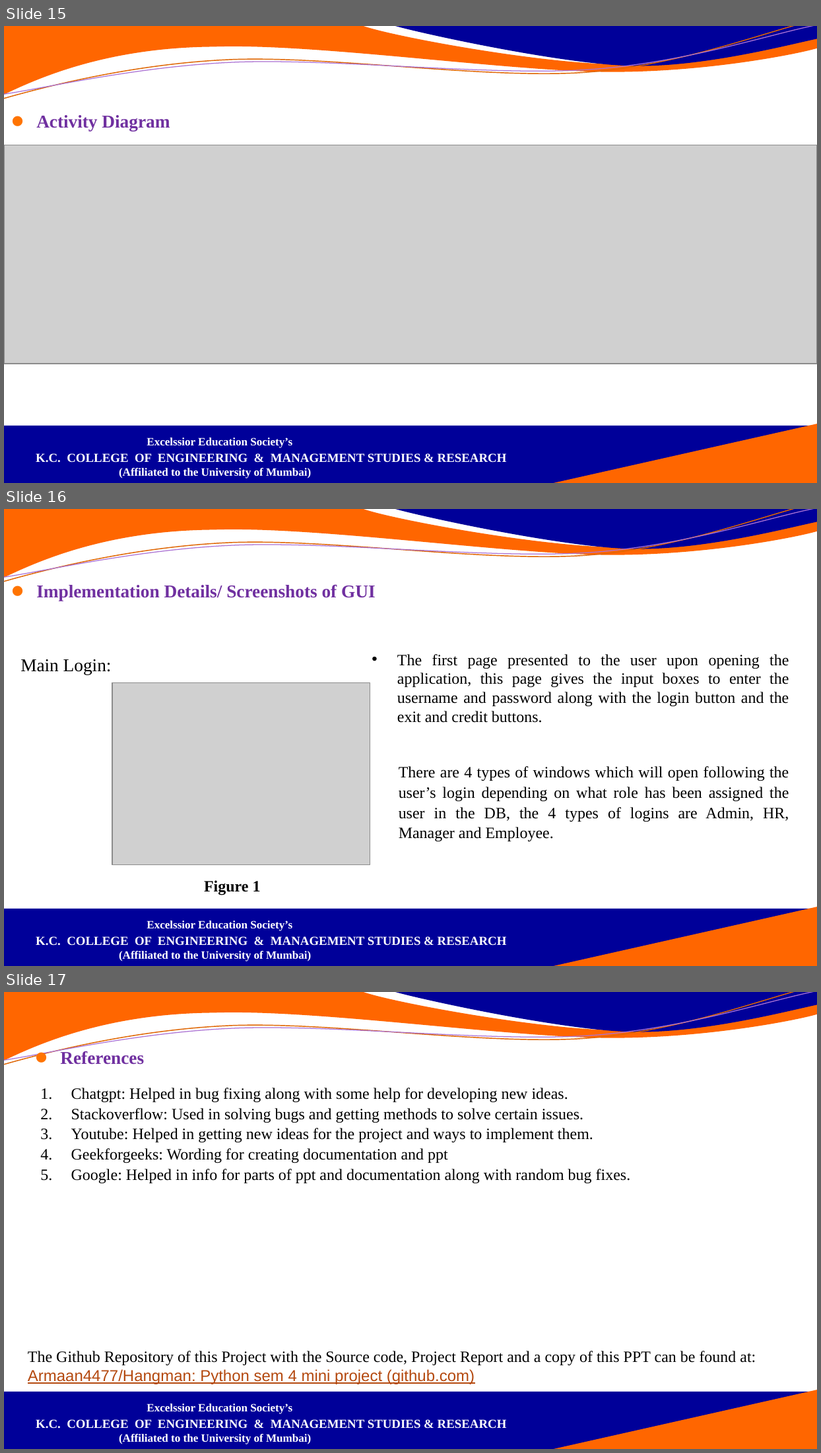
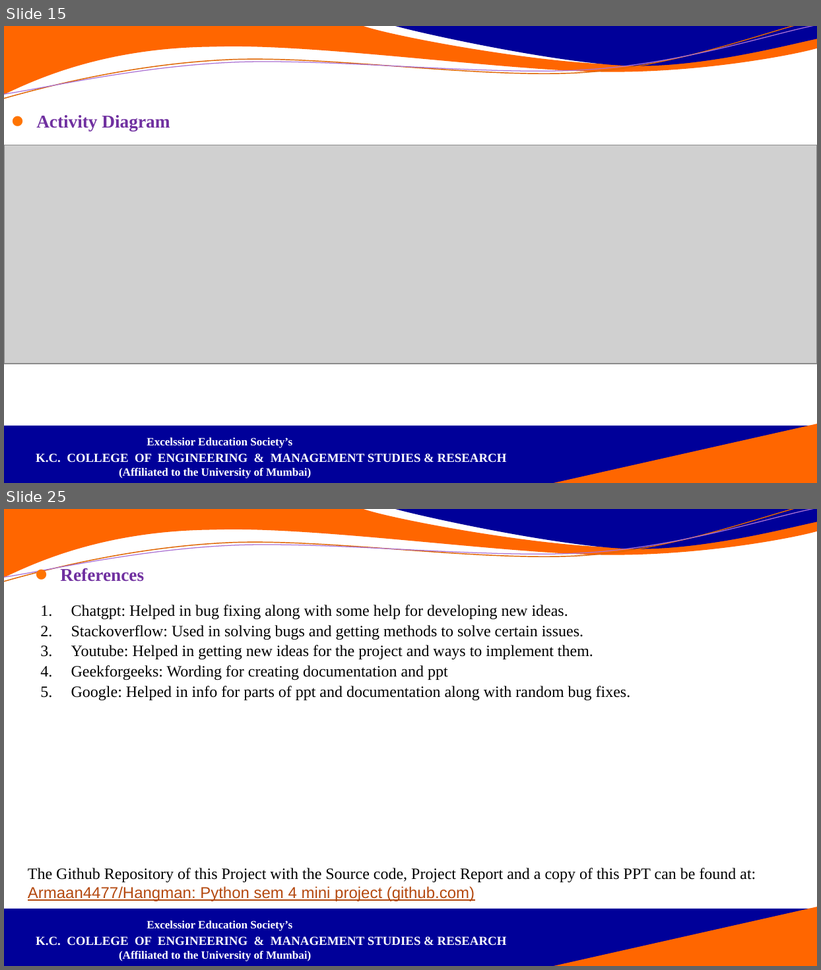
Before and after one commit to Armaan4477/Hangman, a slide deck: Documentation and ppt/PPT/Hangman_ppt.pptx. Shown one above the other, each under a label of ours: slides 15, 16 and 17 before the commit, slides 15 and 25 after it; the slides between them are not shown. The pictures are 821x1453 and 821x970 pixels, drawn with LibreOffice and Linux fonts; fonts in the diff are those of the drawing; grey boxes stand for pictures; background and template pictures are left out. Boxes give left, top, right and bottom in pixels: in the first picture for what was removed or moved away, otherwise in the second. Text is boxed around its words. In the diff, an @@ line names an element or a change of style, - is before the commit and + after.

Commit message:
ppt in progress

```diff
--- a/Documentation and ppt/PPT/Hangman_ppt.pptx
+++ b/Documentation and ppt/PPT/Hangman_ppt.pptx
@@ slide 16 removed at (x1=4, y1=509, x2=817, y2=966), background #FFFFFF; not listed: 6 template elements that a slide beside it also shows @@
@@ text removed at (x1=20, y1=584, x2=376, y2=675) @@
-⚫ Implementation Details/ Screenshots of GUI
-Main Login:
@@ text removed at (x1=397, y1=654, x2=789, y2=723) @@
-• The first page presented to the user upon opening the application, this page gives the input boxes to enter the username and password along with the login button and the exit and credit buttons.
@@ picture removed at (x1=112, y1=683, x2=370, y2=865) @@
@@ text removed at (x1=399, y1=766, x2=789, y2=842) @@
-There are 4 types of windows which will open following the user’s login depending on what role has been assigned the user in the DB, the 4 types of logins are Admin, HR, Manager and Employee.
@@ text removed at (x1=204, y1=881, x2=261, y2=896) @@
-Figure 1
@@ what was slide 17 is now slide 25 @@
```
Also in this commit, not shown: 9 slides added.
